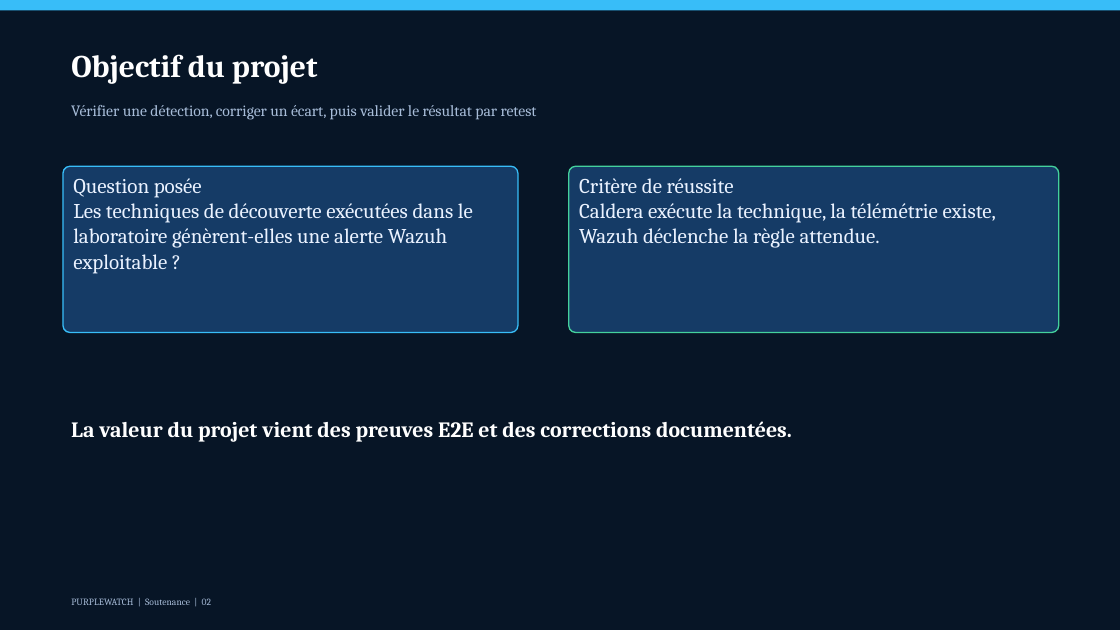
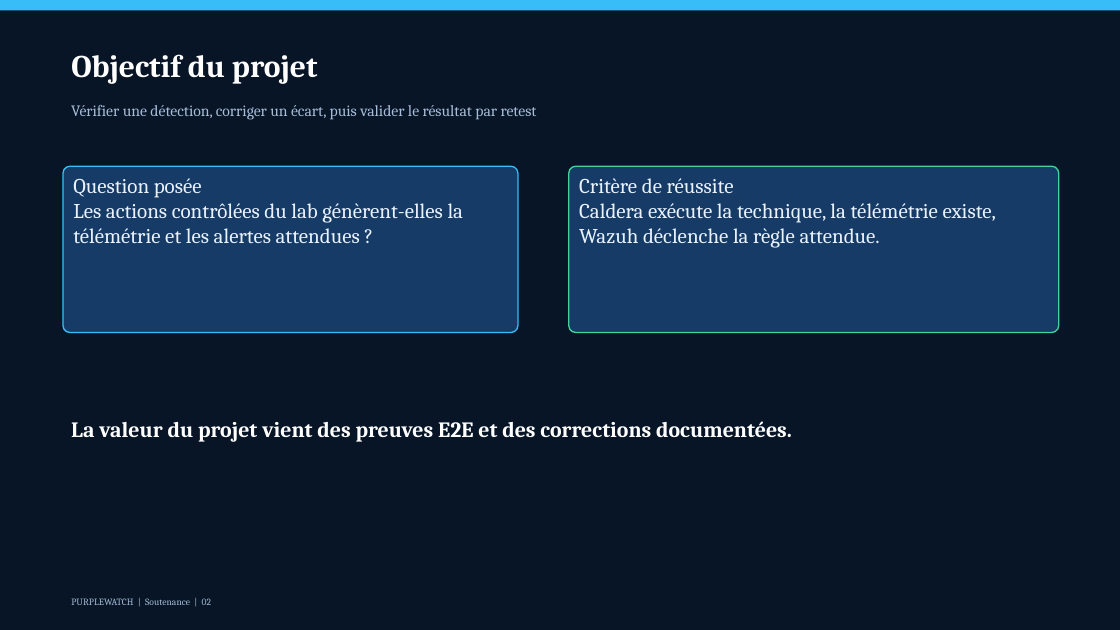
Before and after one commit to kanga-prog/PurpleWatch, a slide deck: slide 2 of presentation/purplewatch-soutenance-20min.pptx. Drawn at 1120x630 pixels with LibreOffice and Linux fonts; fonts in the diff are those of the drawing. Boxes give left, top, right and bottom in pixels: in the first picture for what was removed or moved away, otherwise in the second. Text is boxed around its words. In the diff, an @@ line names an element or a change of style, - is before the commit and + after.

```diff
--- a/presentation/purplewatch-soutenance-20min.pptx
+++ b/presentation/purplewatch-soutenance-20min.pptx
@@ text in rounded rectangle at (73,178,464,243): text changed @@
-Question posée
-Les techniques de découverte exécutées dans le laboratoire génèrent-elles une alerte Wazuh exploitable ?
+Question posée
+Les actions contrôlées du lab génèrent-elles la télémétrie et les alertes attendues ?
```
Also in this commit, not shown: 3 other slides changed.
